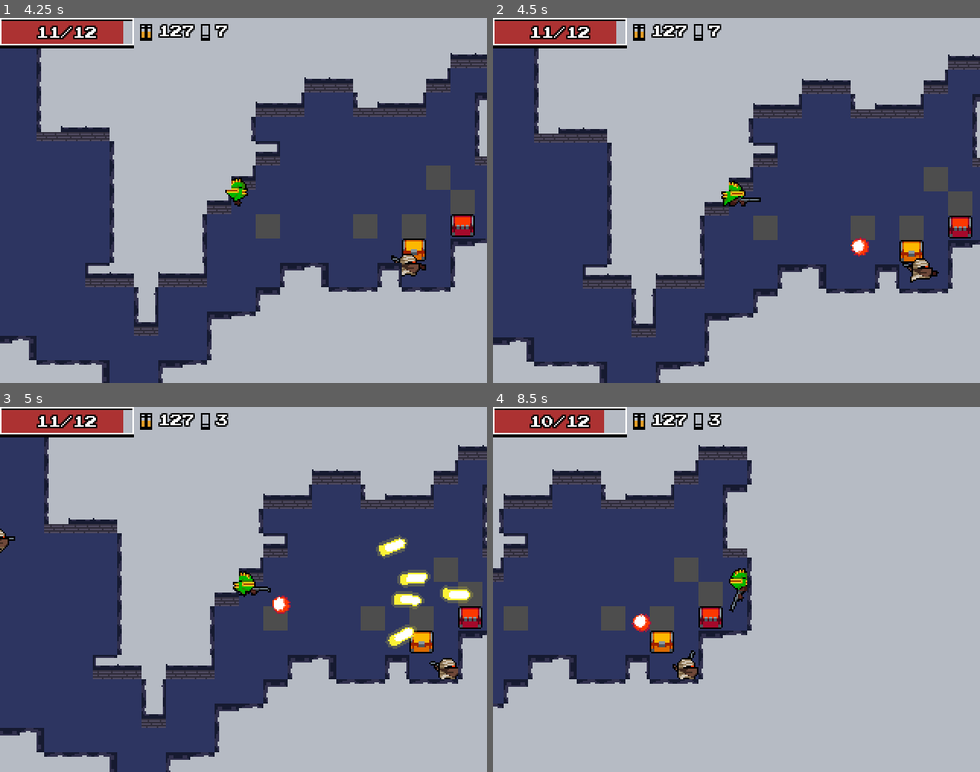
Above: before the commit, frames 1-4 (two rows, left to right).
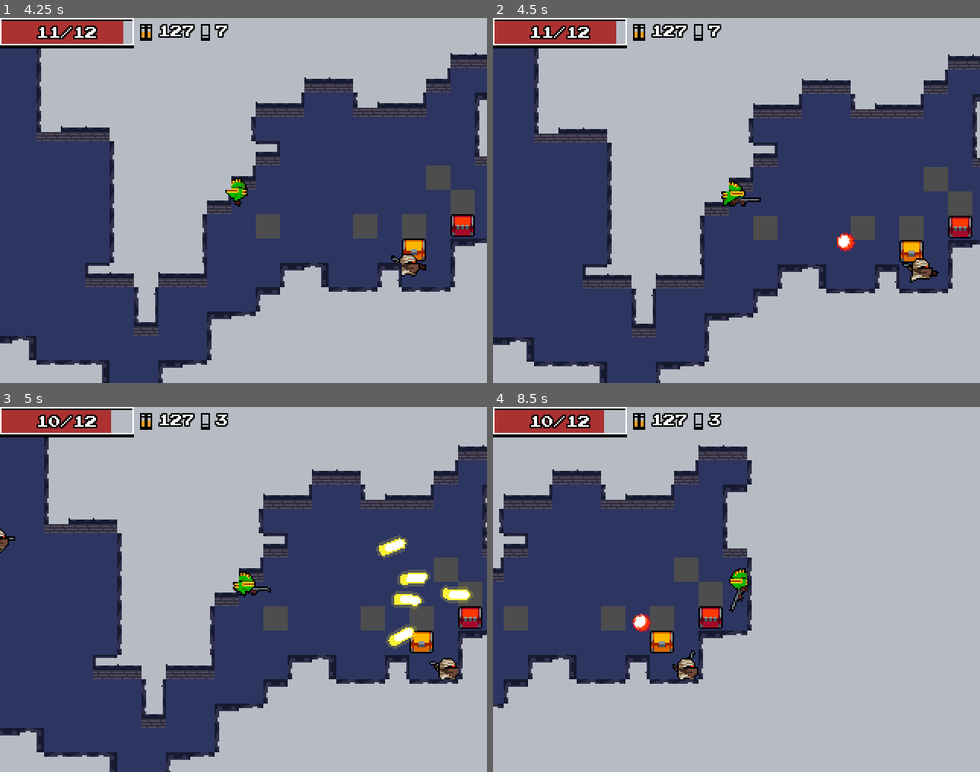
Above: after the commit, the same moments.

Repository: Tuzapeno/nuclear-throne-copy
Game: Godot game, scene res://Scenes/main.tscn
The game is run twice, just before and just after one commit, with the same random seed, the same clock (stepped at 60 frames per second) and the same inputs.
Inputs (mouse positions are in pixels of both pictures, inside the frame that each line leads up to):
- Up to frame 1 (4.25 s): click "Play" at 0.5 s; click (243, 200) at 1.25 s; tap Enter at 2 s; move the mouse to (219, 273) at 2.02 s; press the mouse at (219, 273) at 2.03 s; hold W (move_up) 2.03-3.53 s; move the mouse to (389, 255) at 2.77 s; release the mouse at (389, 255) at 2.78 s; click (389, 255) at 2.85 s; move the mouse to (97, 145) at 3.52 s; press the mouse at (97, 145) at 3.53 s; hold A (move_left) from 3.53 s (still down); tap Space (swap_weapons) at 3.6 s
- Up to frame 2 (4.5 s): keep holding A (move_left); move the mouse to (760, 200) at 4.27 s; release the mouse at (760, 200) at 4.28 s; tap E (use) at 4.35 s
- Up to frame 3 (5 s): keep holding A (move_left); click (267, 589) at 4.55 s
- Up to frame 4 (8.5 s): move the mouse to (663, 498) at 5.02 s; release A (move_left) at 5.03 s; press the mouse at (663, 498) at 5.03 s; hold S (move_down) 5.03-5.78 s; move the mouse to (843, 571) at 5.77 s; release the mouse at (843, 571) at 5.78 s; hold D (move_right) 5.78-6.53 s; click (843, 571) at 5.85 s; move the mouse to (639, 607) at 6.52 s; press the mouse at (639, 607) at 6.53 s; hold W (move_up) 6.53-7.28 s; tap Space (swap_weapons) at 6.6 s; move the mouse to (785, 509) at 7.27 s; release the mouse at (785, 509) at 7.28 s; hold D (move_right) from 7.28 s (still down); tap E (use) at 7.35 s; click (785, 509) at 7.55 s; move the mouse to (712, 662) at 8.02 s; press the mouse at (712, 662) at 8.03 s

Frame 1 is identical in both runs. In frame 2, 0.3% of the frame differs, in the area x 70-78%, y 58-66%; in frame 3, 0.4%, in the area x 9-60%, y 0-57%; in frame 4, less than 0.1%.

Commit message:
feat(Camera): Add camera state management and toggle functionality

Diff:
--- a/Scripts/Player/camera_controller.gd
+++ b/Scripts/Player/camera_controller.gd
@@ -50,9 +50,17 @@
 func camera_locked():
 	if target == null:
 		return
-
 	global_position = lerp(global_position, target.global_position, 0.2)
 
 func set_target(_target: Node2D):
 	target = _target
 	current_camera_state = CameraState.LOCKED
+
+func is_locked() -> bool:
+	return current_camera_state == CameraState.LOCKED
+
+func set_free() -> void:
+	current_camera_state = CameraState.FREE
+
+func set_locked() -> void:
+	current_camera_state = CameraState.LOCKED
--- a/Scripts/Singletons/debug.gd
+++ b/Scripts/Singletons/debug.gd
@@ -6,10 +6,13 @@
 	if event is InputEventKey:
 		# Add ammo for all weapons
 		if event.keycode == KEY_F1 and event.pressed:
-			AmmoManager.add_ammo_all(10)
+			AmmoManager.add_ammo_all(999)
 		# Goto next level
 		if event.keycode == KEY_F2 and event.pressed:
 			SceneManager.change_level()
-		# Show current player weapons
+		# Switch camera mode
 		if event.keycode == KEY_F3 and event.pressed:
-			Globals.player.show_weapons()
+			if Globals.camera.is_locked():
+				Globals.camera.set_free()
+			else:
+				Globals.camera.set_locked()
--- a/Scripts/bandit_gun.gd
+++ b/Scripts/bandit_gun.gd
@@ -15,7 +15,7 @@
 	var bullet: EnemyProjectile = bandit_bullet.instantiate()
 	bullet.direction = Vector2.RIGHT.rotated(direction.angle())
 	bullet.parent = self
-	add_sibling(bullet)
+	get_parent().add_sibling(bullet) # Fixes bullets disappearing when bandit is killed (TEMPORARY FIX) switch to Globals.world.add_child
 	bullet.global_position = get_tip_position()
 
 func get_tip_position() -> Vector2:
